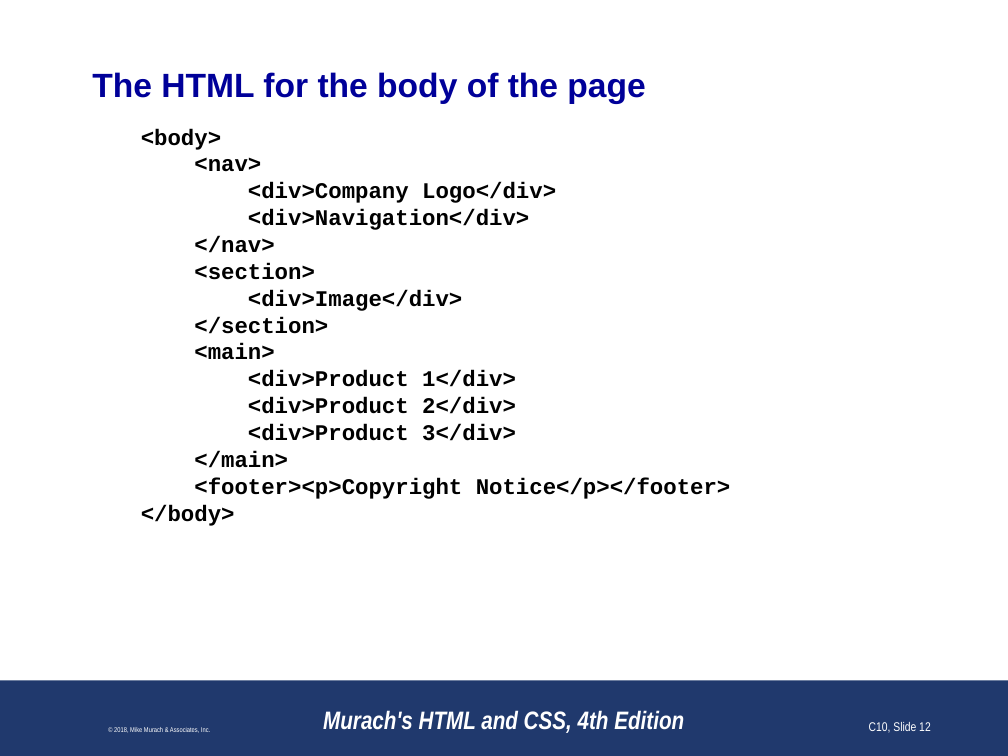
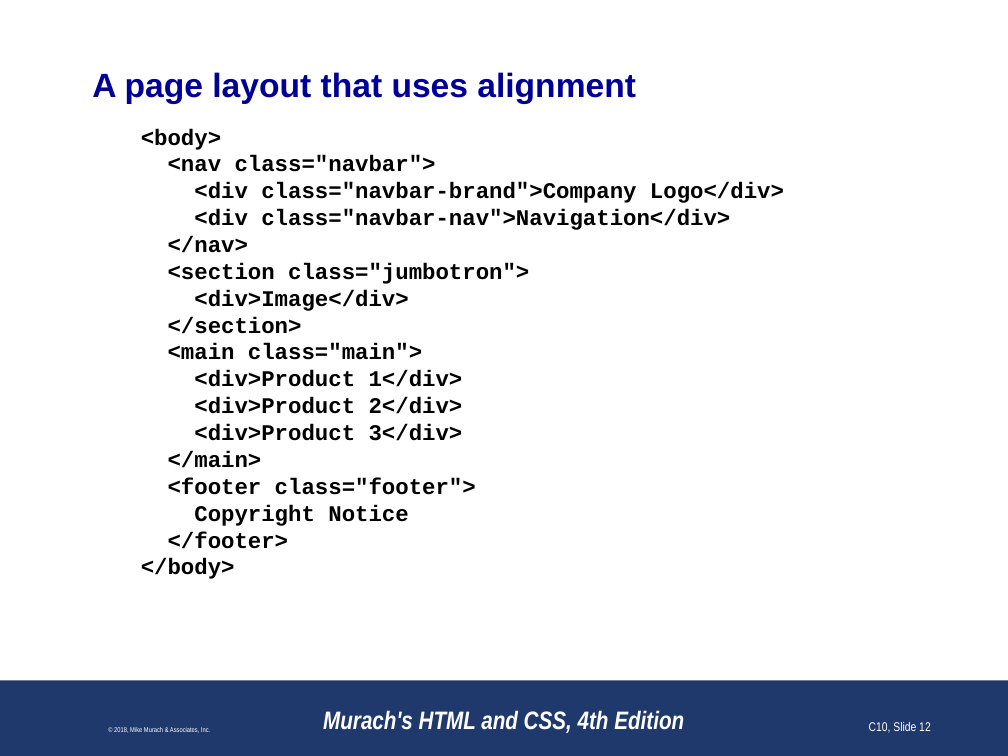
Before and after one commit to paulsmithkc/awd1000_base_lab_and_homework, a slide deck: slide 12 of murach_html_4e/slides/Chapter 10 slides (Revised).pptx. Drawn at 1008x756 pixels with LibreOffice and Linux fonts; fonts in the diff are those of the drawing; background and template pictures are left out. Boxes give left, top, right and bottom in pixels: in the first picture for what was removed or moved away, otherwise in the second. Text is boxed around its words. In the diff, an @@ line names an element or a change of style, - is before the commit and + after.

```diff
--- a/murach_html_4e/slides/Chapter 10 slides (Revised).pptx
+++ b/murach_html_4e/slides/Chapter 10 slides (Revised).pptx
@@ title at (x1=92, y1=72, x2=636, y2=104): text changed @@
-The HTML for the body of the page
+A page layout that uses alignment
@@ text at (x1=168, y1=155, x2=784, y2=230): text changed @@
-<nav>
-<div>Company Logo</div>
-<div>Navigation</div>
+<nav class="navbar">
+<div class="navbar-brand">Company Logo</div>
+<div class="navbar-nav">Navigation</div>
@@ text at (x1=168, y1=263, x2=529, y2=284): text changed @@
-<section>
+<section class="jumbotron">
@@ text at (x1=168, y1=343, x2=422, y2=360): text changed @@
-<main>
+<main class="main">
@@ text at (x1=168, y1=478, x2=476, y2=549): text changed @@
-<footer><p>Copyright Notice</p></footer>
+<footer class="footer">
+Copyright Notice
+</footer>
```
Also in this commit, not shown: 19 other slides changed, 1 slide added, 7 slides removed.
